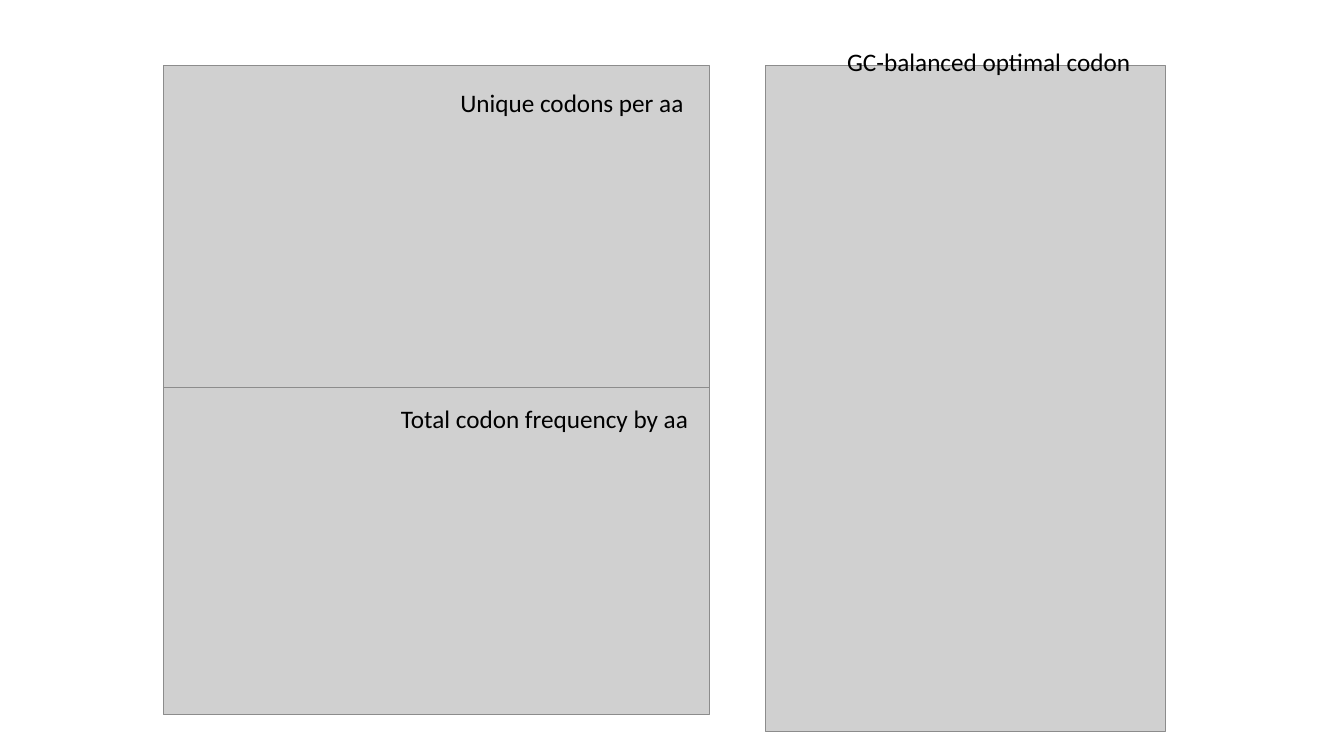
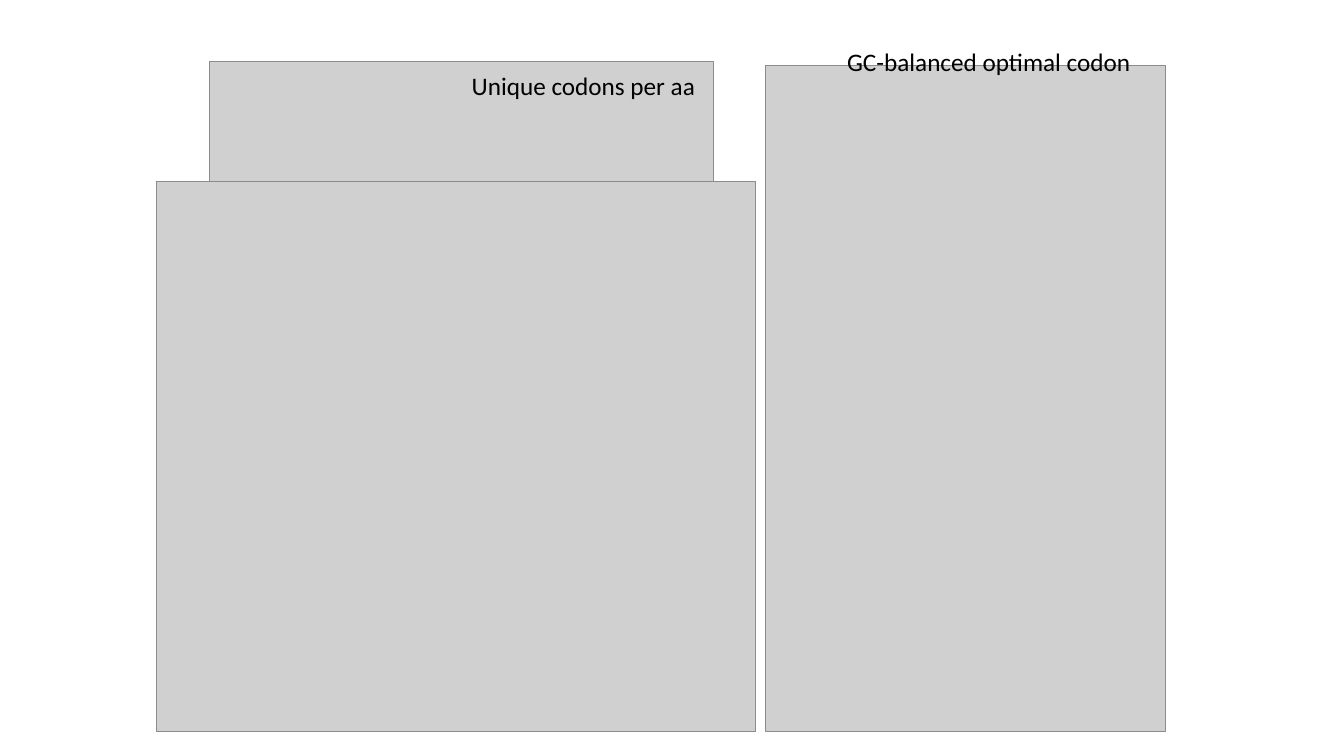
Before and after one commit to MatreyekLab/Codon-sequence-design, a slide deck: slide 1 of Codon_chart/Amino_acid_codon_chart.pptx. Drawn at 1344x756 pixels with LibreOffice and Linux fonts; fonts in the diff are those of the drawing; grey boxes stand for pictures. Boxes give left, top, right and bottom in pixels: in the first picture for what was removed or moved away, otherwise in the second. Text is boxed around its words. In the diff, an @@ line names an element or a change of style, - is before the commit and + after.

```diff
--- a/Codon_chart/Amino_acid_codon_chart.pptx
+++ b/Codon_chart/Amino_acid_codon_chart.pptx
@@ picture removed at [163,66,710,393] @@
@@ picture added at [210,62,714,188] @@
@@ text "Unique codons per aa": place and size @@
-text "Unique codons per aa" at [460,94,683,116]
+text "Unique codons per aa" at [472,77,695,99]
@@ picture: place and size @@
-picture at [163,387,710,715]
+picture at [156,181,756,732]
@@ text removed at [401,410,688,432] @@
-Total codon frequency by aa
```
Also in this commit, not shown: 11 other files.
